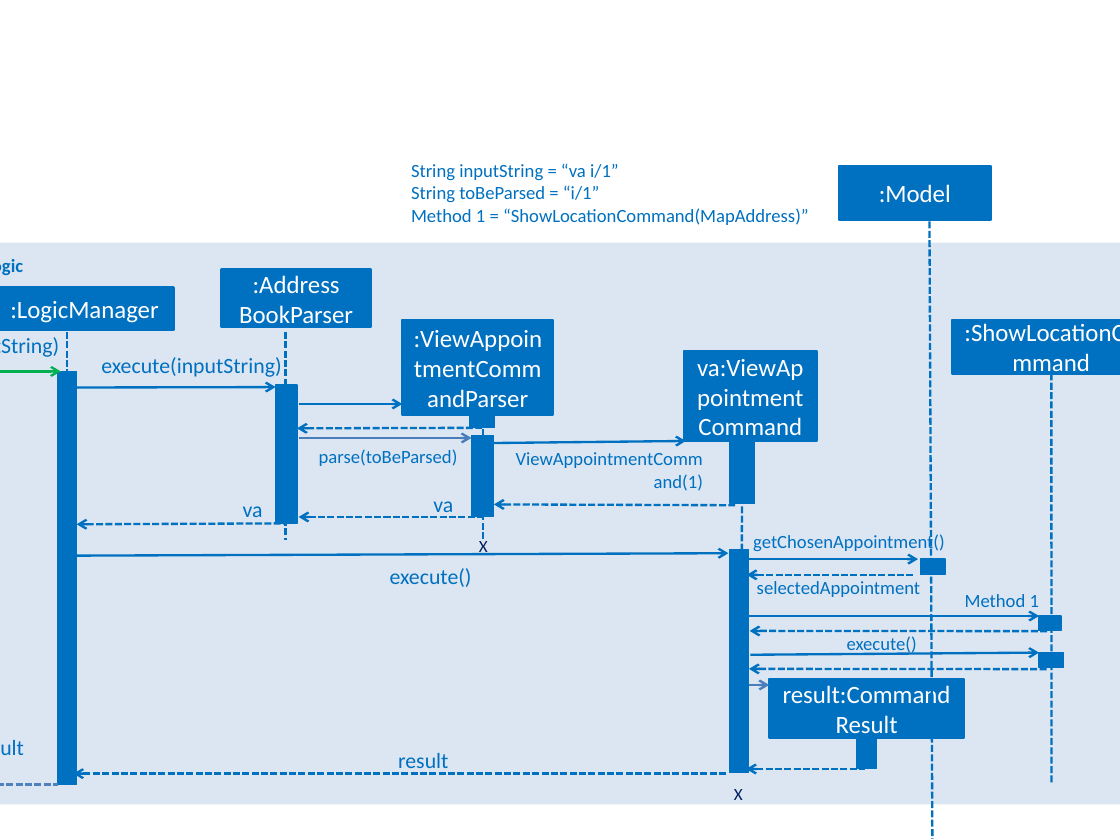
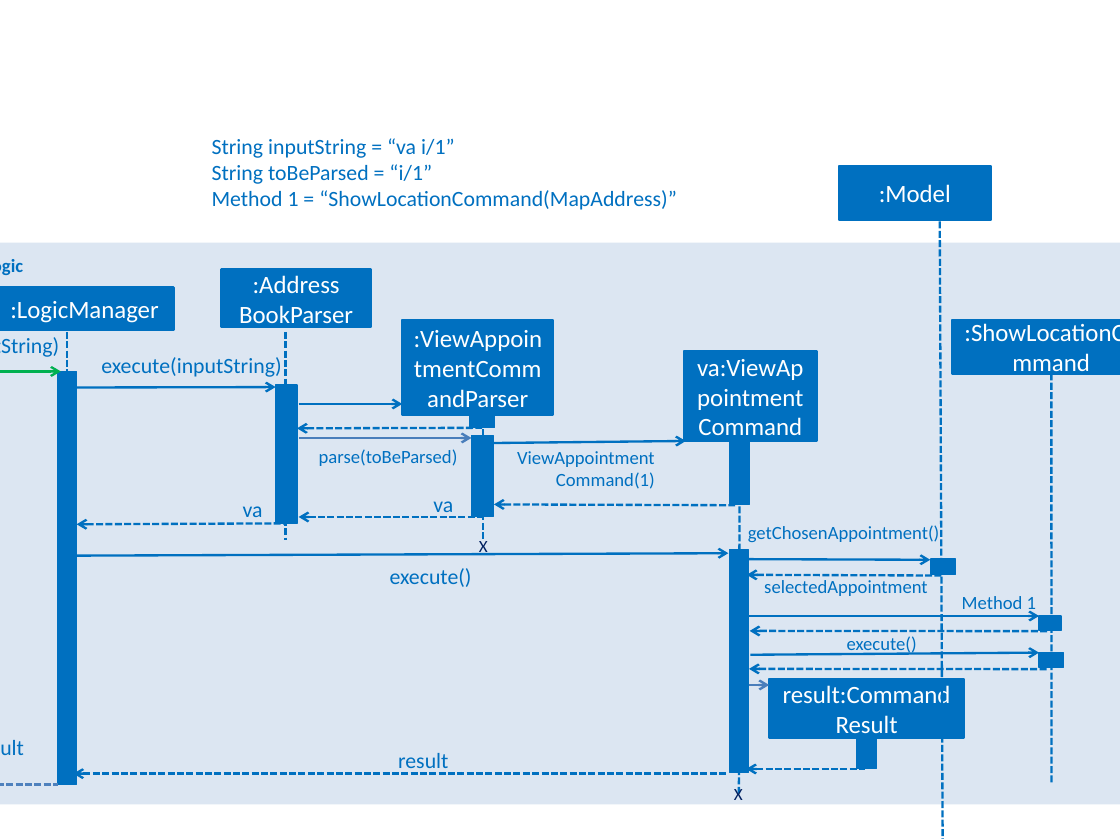
Before and after one commit to tzerbin/addressbook-level4, a slide deck: slide 1 of docs/diagrams/ViewAppointmentSequenceDiagram.pptx. Drawn at 1120x840 pixels with LibreOffice and Linux fonts; fonts in the diff are those of the drawing. Boxes give left, top, right and bottom in pixels: in the first picture for what was removed or moved away, otherwise in the second. Text is boxed around its words. In the diff, an @@ line names an element or a change of style, - is before the commit and + after.

```diff
--- a/docs/diagrams/ViewAppointmentSequenceDiagram.pptx
+++ b/docs/diagrams/ViewAppointmentSequenceDiagram.pptx
@@ text "String inputString = “va i/1”": place and size @@
-text "String inputString = “va i/1”" at <box>411,164,809,225</box>
+text "String inputString = “va i/1”" at <box>212,138,677,210</box>
@@ text "String inputString = “va i/1”" at <box>212,138,677,210</box>: size 12 to 14 pt @@
@@ line moved from (930, 222) - (932, 839) to (940, 222) - (943, 839) @@
@@ text "ViewAppointmentCommand(1)" rewrapped from <box>654,474,703,491</box> to <box>556,472,655,489</box> @@
@@ rectangle: place and size @@
-rectangle at <box>730,441,755,504</box>
+rectangle at <box>730,441,749,505</box>
@@ line moved from (743, 441) - (741, 766) to (739, 441) - (739, 793) @@
@@ text "getChosenAppointment()" rewrapped from <box>753,533,945,554</box> to <box>748,525,940,542</box> @@
@@ arrow moved from (739, 559) - (918, 559) to (739, 559) - (931, 560) @@
@@ rectangle: place and size @@
-rectangle at <box>921,559,945,575</box>
+rectangle at <box>931,559,955,575</box>
@@ text "selectedAppointment": place and size @@
-text "selectedAppointment" at <box>757,581,920,597</box>
+text "selectedAppointment" at <box>764,580,927,596</box>
@@ arrow moved from (747, 575) - (915, 575) to (747, 575) - (943, 576) @@
```
Also in this commit, not shown: 8 other files.
